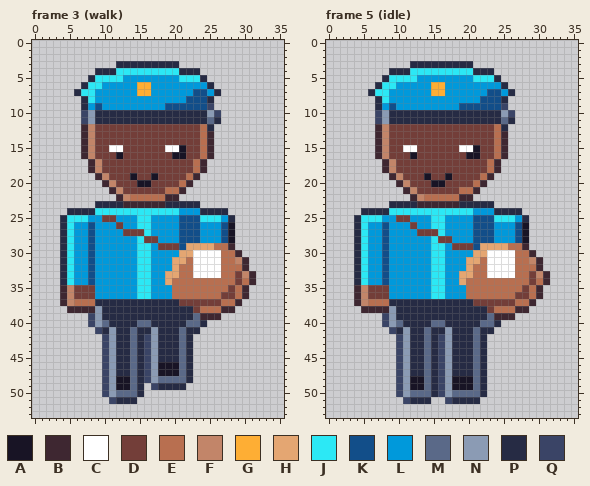
A pixel-art file gets an edit: art/depths/mail-carrier@75.aseprite. That is the earlier state.
36x54 pixels, 6 frames. Shown: frame 3 (walk), frame 5 (idle). The commit also changed other frames, which this record leaves out.
Palette (. is transparent): A #181425  B #3e2731  C #ffffff  D #733e39  E #b86f50  F #c28569  G #feae34  H #e4a672  J #2ce8f5  K #124e89  L #0099db  M #5a6988  N #8b9bb4  P #262b44  Q #3a4466
Pixels before, frame 3 (walk), first column x 4:
 3 ........PPPPPPPPP...........
 4 .....PPPJJJJJJJJJPPP........
 5 ....PJJJJLLLLLLLLJJJP.......
 6 ...PJJLLLLLGGLLLLLLLLP......
 7 ..PJJLLLLLLGGLLLLLLKKLP.....
 8 ...PJLLLLLLLLLLLLLKKKP......
 9 ...PLKLLLLLLLLLKKKKKKQ......
10 ...QNPPPPPPPPPPPPPPPPNQ.....
11 ...QNPPPPPPPPPPPPPPPPMP.....
12 ...BFDDDDDDDDDDDDDDDEP......
13 ...BFDDDDDDDDDDDDDDDEB......
14 ...BFDDDDDDDDDDDDDDDEB......
15 ...BFDDCCDDDDDDCCADDEB......
16 ...BFDDDADDDDDDDAADDEB......
17 ....BFDDDDDDDDDDDDDEB.......
18 ....BFDDDDDDDDDDDDDEB.......
19 .....BFDDDADDADDDDEB........
20 ......BFDDDAADDDDEB.........
21 .......BFDDDDDDEEB..........
22 ........BFEEEEEBB...........
23 .....PPPPBBBBBBPPPPP........
24 .PPPPJJJJJJJJJJJJLLLPPPP....
25 PJJJLLDDLLLJJLLLLKKKJJJLP...
26 PJLLKLLLDLLJJLLLLKKKLLLKA...
27 PJLLKLLLLDDDJLLLLKKKLLLKA...
28 PJLLKLLLLLLJDDLLLKKKLLLKA...
29 PJLLKLLLLLLJJLDDDKHHHHEEB...
30 PJLLKLLLLLLJJLLLLHHCCCCEEB..
31 PJLLKLLLLLLJJLLLHHECCCCEEFB.
32 PJLLKLLLLLLJJLLLHEECCCCEEEB.
33 PJLLKLLLLLLJJLLHHEECCCCEEDFB
34 PJLLKLLLLLLJJLLHEEEEEEEEEDEB
35 BFDDDLLLLLLJJLLLEEEEEEEEDEB.
36 BFDDDLLLLLLJJLLLEEEEEEEDDEB.
37 BFEEEPPPPPPPPPPPPDDDDDDEEB..
38 .BBBBNPPPPPPPPPPPPPDEEEBB...
39 ....QNPPPPPPPPPPPPPMBBB.....
40 ....QNMPPPPMMPPPPPMMP.......
41 .....QPNPPMPPNPPPMPP........
42 ......QNPPMPQNPPPMP.........
43 ......QNPPMPQNPPPMP.........
44 ......QNPPMPQNPPPMP.........
45 ......QNPPMPQNPPPMP.........
46 ......QNPPMPQNAAAMP.........
47 ......QNPPMPQNAAAMP.........
48 ......QNAAMPQNMMMMP.........
49 ......QNAAMP.QPPPP..........
50 ......QNMMMP................
51 .......QPPP.................
Pixels before, frame 5 (idle), first column x 4:
 3 ........PPPPPPPPP...........
 4 .....PPPJJJJJJJJJPPP........
 5 ....PJJJJLLLLLLLLJJJP.......
 6 ...PJJLLLLLGGLLLLLLLLP......
 7 ..PJJLLLLLLGGLLLLLLKKLP.....
 8 ...PJLLLLLLLLLLLLLKKKP......
 9 ...PLKLLLLLLLLLKKKKKKQ......
10 ...QNPPPPPPPPPPPPPPPPNQ.....
11 ...QNPPPPPPPPPPPPPPPPMP.....
12 ...BFDDDDDDDDDDDDDDDEP......
13 ...BFDDDDDDDDDDDDDDDEB......
14 ...BFDDDDDDDDDDDDDDDEB......
15 ...BFDDCCDDDDDDCCADDEB......
16 ...BFDDDADDDDDDDAADDEB......
17 ....BFDDDDDDDDDDDDDEB.......
18 ....BFDDDDDDDDDDDDDEB.......
19 .....BFDDDADDADDDDEB........
20 ......BFDDDAADDDDEB.........
21 .......BFDDDDDDEEB..........
22 ........BFEEEEEBB...........
23 .....PPPPBBBBBBPPPPP........
24 .PPPPJJJJJJJJJJJJLLLPPPP....
25 PJJJLLDDLLLJJLLLLKKKJJJLP...
26 PJLLKLLLDLLJJLLLLKKKLLLKA...
27 PJLLKLLLLDDDJLLLLKKKLLLKA...
28 PJLLKLLLLLLJDDLLLKKKLLLKA...
29 PJLLKLLLLLLJJLDDDKHHHHEEB...
30 PJLLKLLLLLLJJLLLLHHCCCCEEB..
31 PJLLKLLLLLLJJLLLHHECCCCEEFB.
32 PJLLKLLLLLLJJLLLHEECCCCEEEB.
33 PJLLKLLLLLLJJLLHHEECCCCEEDFB
34 PJLLKLLLLLLJJLLHEEEEEEEEEDEB
35 BFDDDLLLLLLJJLLLEEEEEEEEDEB.
36 BFDDDLLLLLLJJLLLEEEEEEEDDEB.
37 BFEEEPPPPPPPPPPPPDDDDDDEEB..
38 .BBBBNPPPPPPPPPPPPPDEEEBB...
39 ....QNPPPPPPPPPPPPPMBBB.....
40 ....QNMPPPPMMPPPPPMMP.......
41 .....QPNPPMPPNPPPMPP........
42 ......QNPPMPQNPPPMP.........
43 ......QNPPMPQNPPPMP.........
44 ......QNPPMPQNPPPMP.........
45 ......QNPPMPQNPPPMP.........
46 ......QNPPMPQNPPPMP.........
47 ......QNPPMPQNPPPMP.........
48 ......QNAAMPQNAAAMP.........
49 ......QNAAMPQNAAAMP.........
50 ......QNMMMPQNMMMMP.........
51 .......QPPP..QPPPP..........
Once edited:
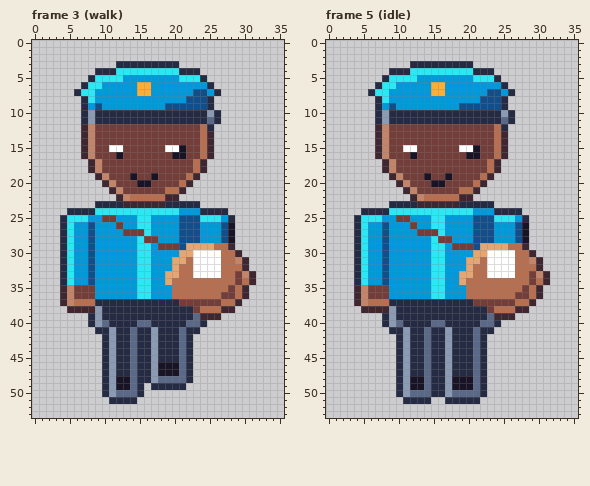
The edit:
{"where": "frame 3 (walk)"}
{"frame":3,"y":9,"x":25,"old":"Q","new":"P"}
{"frame":3,"y":10,"x":7,"old":"Q","new":"P"}
{"frame":3,"y":10,"x":26,"old":"Q","new":"P"}
{"frame":3,"y":11,"x":7,"old":"Q","new":"P"}
{"frame":3,"y":39,"x":8,"old":"Q","new":"P"}
{"frame":3,"y":40,"x":8,"old":"Q","new":"P"}
{"frame":3,"y":41,"x":9,"old":"Q","new":"P"}
{"frame":3,"y":42,"x":10,"old":"Q","new":"P"}
{"frame":3,"y":42,"x":16,"old":"Q","new":"P"}
{"frame":3,"y":43,"x":10,"old":"Q","new":"P"}
{"frame":3,"y":43,"x":16,"old":"Q","new":"P"}
{"frame":3,"y":44,"x":10,"old":"Q","new":"P"}
{"frame":3,"y":44,"x":16,"old":"Q","new":"P"}
{"frame":3,"y":45,"x":10,"old":"Q","new":"P"}
{"frame":3,"y":45,"x":16,"old":"Q","new":"P"}
{"frame":3,"y":46,"x":10,"old":"Q","new":"P"}
{"frame":3,"y":46,"x":16,"old":"Q","new":"P"}
{"frame":3,"y":47,"x":10,"old":"Q","new":"P"}
{"frame":3,"y":47,"x":16,"old":"Q","new":"P"}
{"frame":3,"y":48,"x":10,"old":"Q","new":"P"}
{"frame":3,"y":48,"x":16,"old":"Q","new":"P"}
{"frame":3,"y":49,"x":10,"old":"Q","new":"P"}
{"frame":3,"y":49,"x":17,"old":"Q","new":"P"}
{"frame":3,"y":50,"x":10,"old":"Q","new":"P"}
{"frame":3,"y":51,"x":11,"old":"Q","new":"P"}
{"where": "frame 5 (idle)"}
{"frame":5,"y":9,"x":25,"old":"Q","new":"P"}
{"frame":5,"y":10,"x":7,"old":"Q","new":"P"}
{"frame":5,"y":10,"x":26,"old":"Q","new":"P"}
{"frame":5,"y":11,"x":7,"old":"Q","new":"P"}
{"frame":5,"y":39,"x":8,"old":"Q","new":"P"}
{"frame":5,"y":40,"x":8,"old":"Q","new":"P"}
{"frame":5,"y":41,"x":9,"old":"Q","new":"P"}
{"frame":5,"y":42,"x":10,"old":"Q","new":"P"}
{"frame":5,"y":42,"x":16,"old":"Q","new":"P"}
{"frame":5,"y":43,"x":10,"old":"Q","new":"P"}
{"frame":5,"y":43,"x":16,"old":"Q","new":"P"}
{"frame":5,"y":44,"x":10,"old":"Q","new":"P"}
{"frame":5,"y":44,"x":16,"old":"Q","new":"P"}
{"frame":5,"y":45,"x":10,"old":"Q","new":"P"}
{"frame":5,"y":45,"x":16,"old":"Q","new":"P"}
{"frame":5,"y":46,"x":10,"old":"Q","new":"P"}
{"frame":5,"y":46,"x":16,"old":"Q","new":"P"}
{"frame":5,"y":47,"x":10,"old":"Q","new":"P"}
{"frame":5,"y":47,"x":16,"old":"Q","new":"P"}
{"frame":5,"y":48,"x":10,"old":"Q","new":"P"}
{"frame":5,"y":48,"x":16,"old":"Q","new":"P"}
{"frame":5,"y":49,"x":10,"old":"Q","new":"P"}
{"frame":5,"y":49,"x":16,"old":"Q","new":"P"}
{"frame":5,"y":50,"x":10,"old":"Q","new":"P"}
{"frame":5,"y":50,"x":16,"old":"Q","new":"P"}
{"frame":5,"y":51,"x":11,"old":"Q","new":"P"}
{"frame":5,"y":51,"x":17,"old":"Q","new":"P"}
{"label":"changed","picture_box":[207,103,221,117]}
{"label":"changed","picture_box":[81,110,88,124]}
{"label":"changed","picture_box":[88,313,116,404]}
{"label":"changed","picture_box":[144,334,158,390]}
{"label":"changed","picture_box":[501,103,515,117]}
{"label":"changed","picture_box":[375,110,382,124]}
{"label":"changed","picture_box":[382,313,410,404]}
{"label":"changed","picture_box":[438,334,452,404]}
